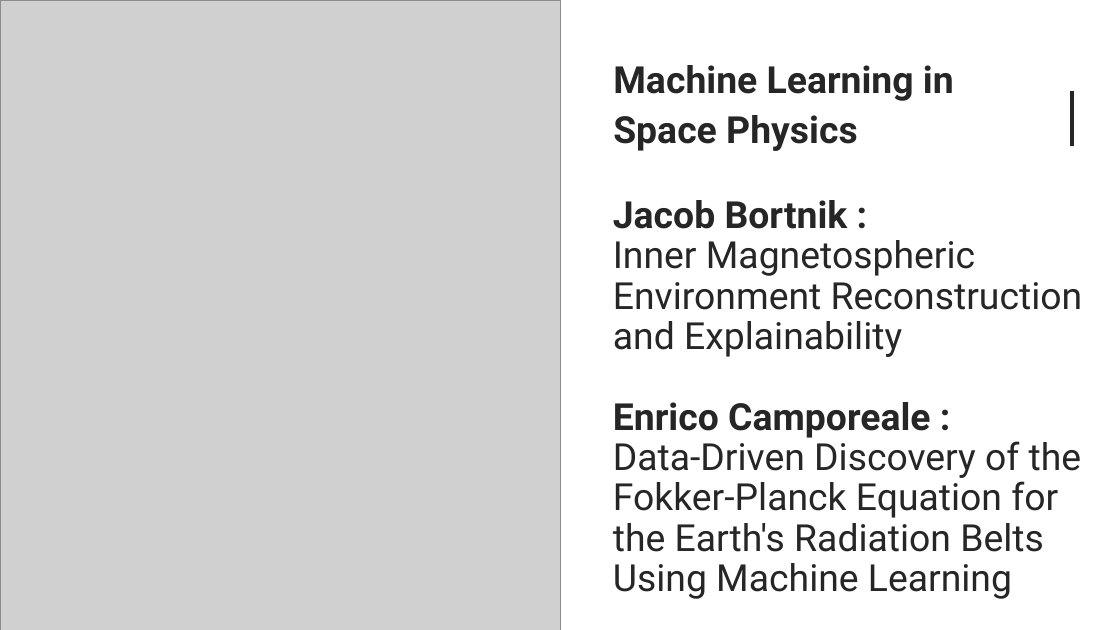
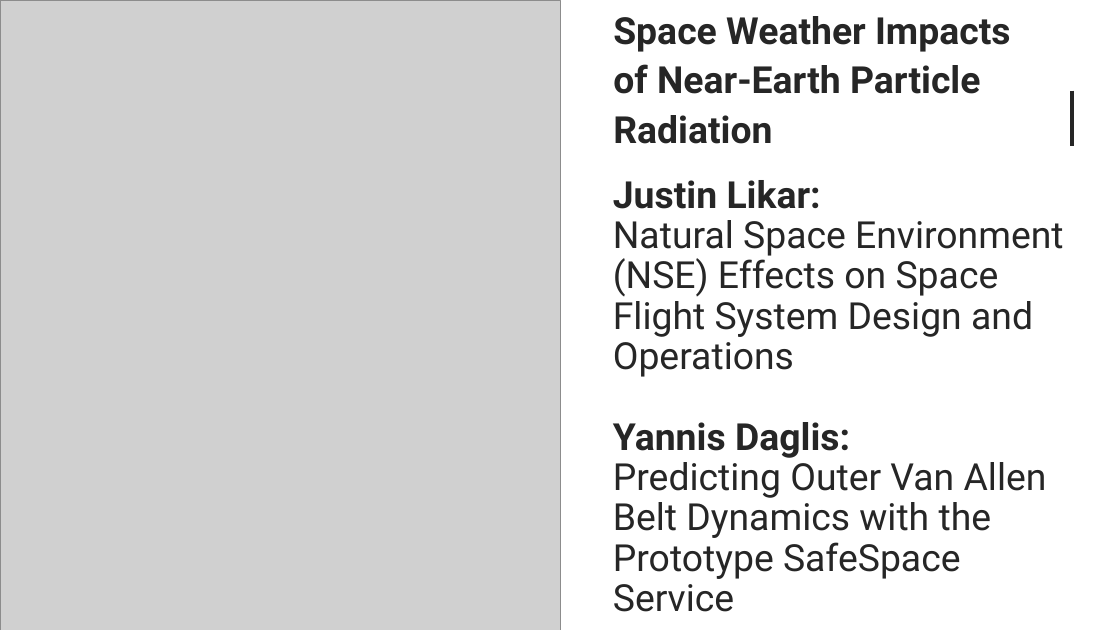
Before and after one commit to MSOLSS/MagSeminars, a slide deck: slide 1 of RBSP.pptx. Drawn at 1120x630 pixels with LibreOffice and Linux fonts; fonts in the diff are those of the drawing; grey boxes stand for pictures. Boxes give left, top, right and bottom in pixels: in the first picture for what was removed or moved away, otherwise in the second. Text is boxed around its words. In the diff, an @@ line names an element or a change of style, - is before the commit and + after.

```diff
--- a/RBSP.pptx
+++ b/RBSP.pptx
@@ subtitle at (x1=613, y1=16, x2=1010, y2=144): text changed @@
-Machine Learning in Space Physics
+Space Weather Impacts of Near-Earth Particle Radiation
@@ title at (x1=613, y1=180, x2=1064, y2=612): text changed @@
-Jacob Bortnik :
-Inner Magnetospheric Environment Reconstruction and Explainability
-Enrico Camporeale :
-Data-Driven Discovery of the Fokker-Planck Equation for the Earth's Radiation Belts Using Machine Learning
+Justin Likar:
+Natural Space Environment (NSE) Effects on Space Flight System Design and Operations
+Yannis Daglis:
+Predicting Outer Van Allen Belt Dynamics with the Prototype SafeSpace Service
```
Also in this commit, not shown: 1 other file.
